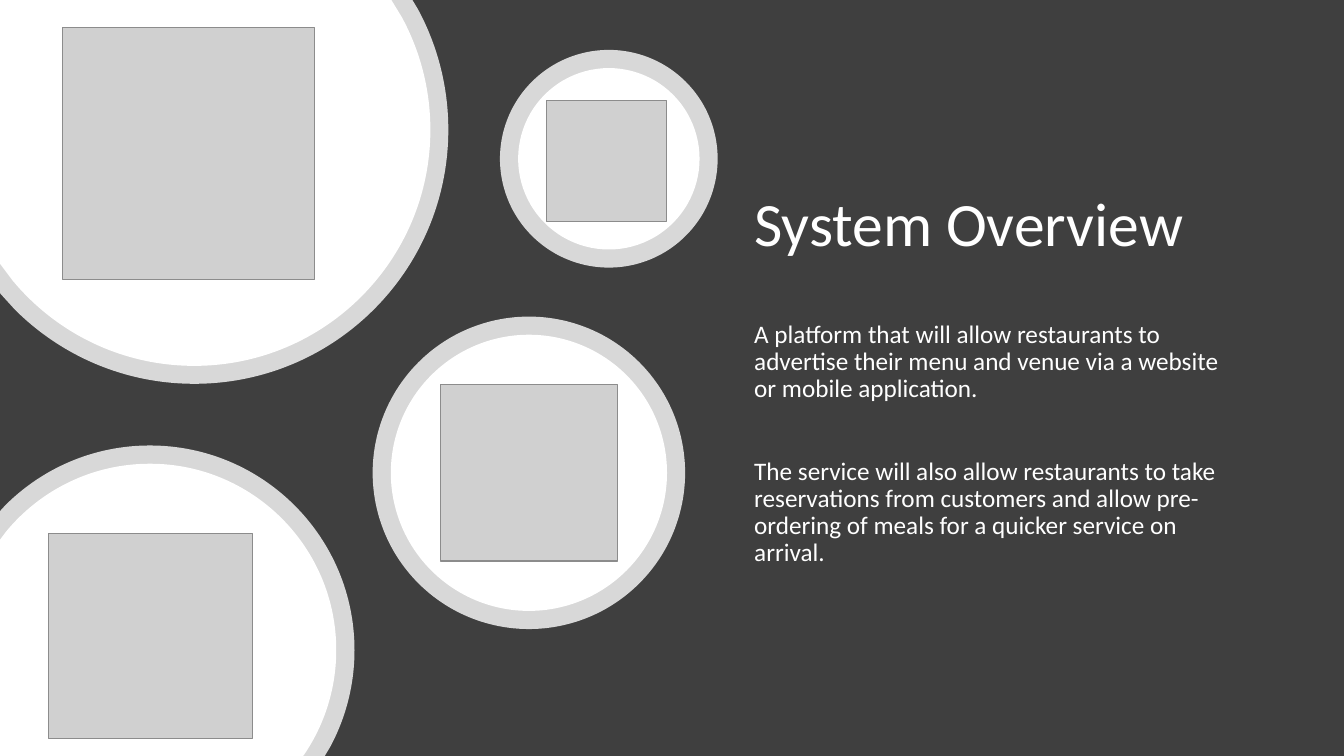
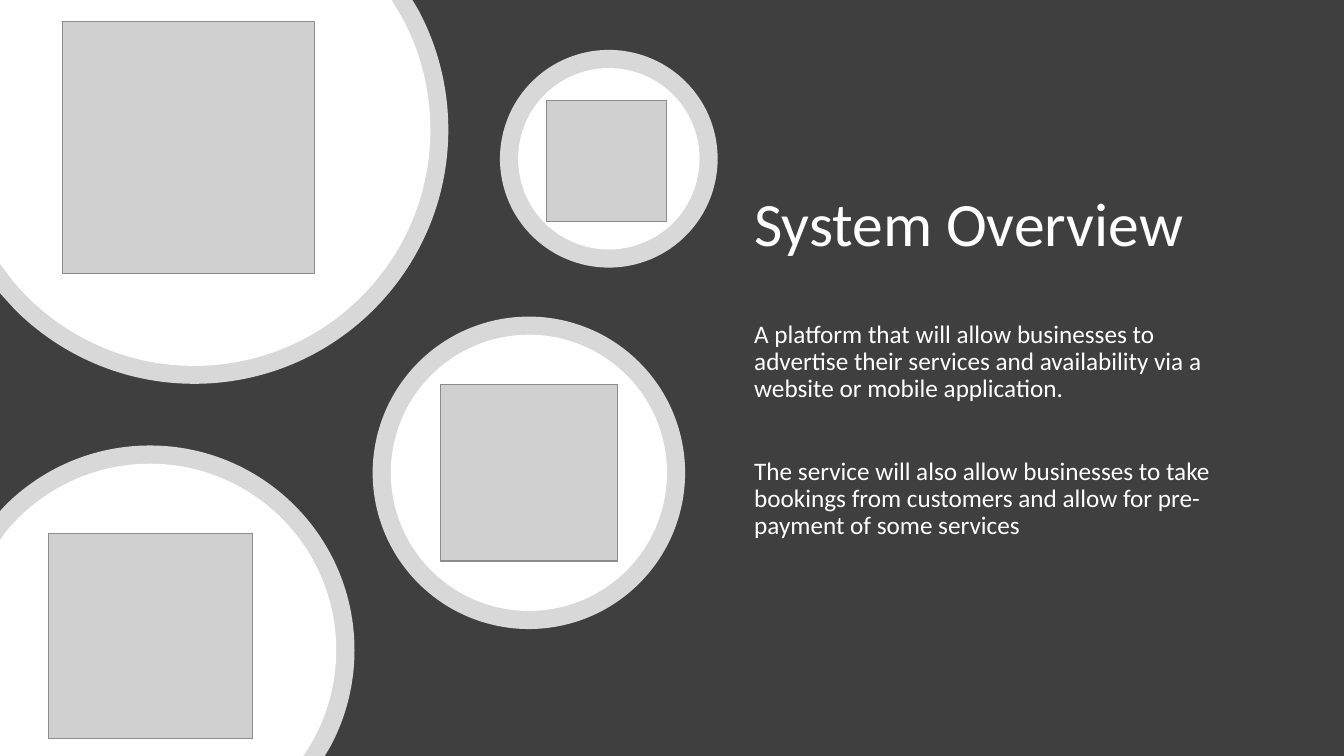
Before and after one commit to aitsoftwaredesign/project4-A00255953, a slide deck: slide 5 of Resources/Project Demo 1.pptx. Drawn at 1344x756 pixels with LibreOffice and Linux fonts; fonts in the diff are those of the drawing; grey boxes stand for pictures. Boxes give left, top, right and bottom in pixels: in the first picture for what was removed or moved away, otherwise in the second. Text is boxed around its words. In the diff, an @@ line names an element or a change of style, - is before the commit and + after.

Commit message:
#15 #14 Added the login functionality for users
Also began working on the initial website design

```diff
--- a/Resources/Project Demo 1.pptx
+++ b/Resources/Project Demo 1.pptx
@@ picture: place and size @@
-picture at (63, 28, 315, 280)
+picture at (63, 21, 315, 273)
@@ text at (754, 325, 1209, 538): text changed @@
-A platform that will allow restaurants to advertise their menu and venue via a website or mobile application.
-The service will also allow restaurants to take reservations from customers and allow pre-ordering of meals for a quicker service on arrival.
+A platform that will allow businesses to advertise their services and availability via a website or mobile application.
+The service will also allow businesses to take bookings from customers and allow for pre-payment of some services
```
Also in this commit, not shown: 5 other slides changed, 1 slide removed, 48 other files.
